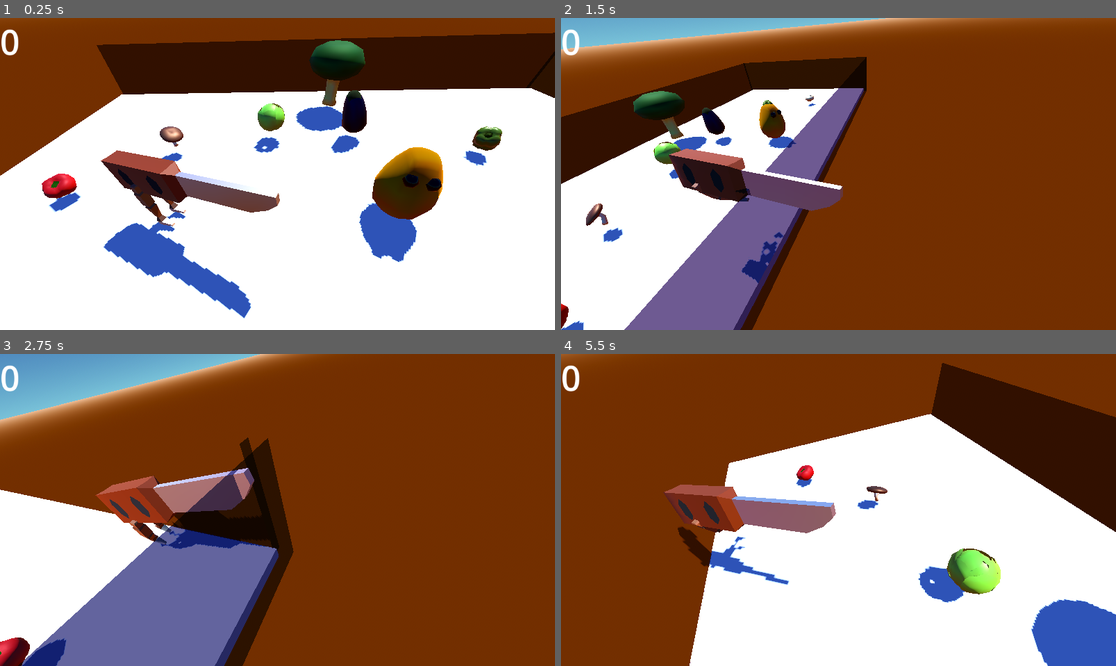
Above: before the commit, frames 1-4 (two rows, left to right).
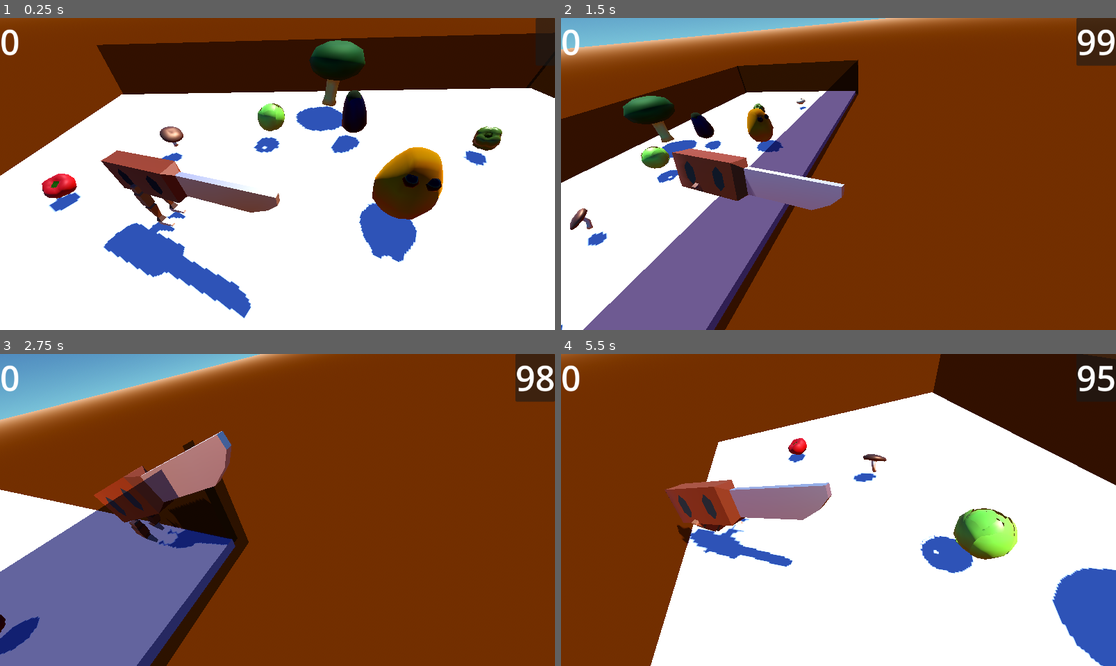
Above: after the commit, the same moments.

Repository: picklefarmer/Vegetable-Dance
Game: Godot game, scene res://Main.tscn
The game is run twice, just before and just after one commit, with the same random seed, the same clock (stepped at 60 frames per second) and the same inputs.
Inputs:
- Up to frame 1 (0.25 s): no input
- Up to frame 2 (1.5 s): tap Enter (ui_accept) at 0.5, 0.77 s; hold Right (ui_right) 0.53-1.28 s; hold E (rotateL) 0.53-1.28 s; hold Down (ui_down) from 1.28 s (still down); tap Q (rotateR) at 1.35 s
- Up to frame 3 (2.75 s): tap Enter (ui_accept) at 1.52 s; release Down (ui_down) at 2.03 s; hold Right (ui_right) from 2.03 s (still down); hold E (rotateL) from 2.03 s (still down)
- Up to frame 4 (5.5 s): release Right (ui_right) at 2.78 s; release E (rotateL) at 2.78 s; hold Up (ui_up) 2.78-3.53 s; tap Q (rotateR) at 2.85, 4.35 s; tap Enter (ui_accept) at 3.02, 3.77, 4.52 s; hold E (rotateL) 3.53-4.28 s; hold Left (ui_left) 3.53-5.03 s; hold Down (ui_down) from 5.03 s (still down); hold E (rotateL) from 5.03 s (still down)

The runs differ from the first frame. In frame 1, 0.2% of the frame differs, in the area x 96-100%, y 0-5%; in frame 2, 14%; in frame 3, 21%; in frame 4, 23%, in the area x 16-100%, y 0-100%.

Commit message:
sound effect , timer, end condition

Diff:
--- a/Main.tscn
+++ b/Main.tscn
@@ -9,9 +9,6 @@
 [ext_resource type="PackedScene" uid="uid://but4hlcfrmcx4" path="res://onion.tscn" id="3_lgr22"]
 [ext_resource type="PackedScene" uid="uid://b0wfwjdrsq03i" path="res://knife.tscn" id="7_trn2v"]
 [ext_resource type="PackedScene" uid="uid://djw7asxosnrkc" path="res://cabbage.tscn" id="8_20pc6"]
-[ext_resource type="Script" uid="uid://d0qqdakodxmt8" path="res://knife.gd" id="11_5vvyt"]
-[ext_resource type="PackedScene" uid="uid://dxfpjnjvkywm5" path="res://slice.tscn" id="11_c6i3y"]
-[ext_resource type="PackedScene" uid="uid://bb3qhcs4yrm0w" path="res://greenSlice.tscn" id="12_c2ibq"]
 [ext_resource type="AudioStream" uid="uid://cpmrtu48knoaf" path="res://arpeggiatura - science behind it.mp3" id="13_c6i3y"]
 
 [sub_resource type="ProceduralSkyMaterial" id="ProceduralSkyMaterial_rxg2q"]
@@ -192,12 +189,9 @@
 [node name="knife" parent="." instance=ExtResource("7_trn2v")]
 transform = Transform3D(0.936295, -0.0925077, -0.338812, 0.0944495, 0.995471, -0.0107912, 0.338276, -0.0218969, 0.940792, -20.0956, 3.71519, 9.09665)
 collision_layer = 2
-script = ExtResource("11_5vvyt")
+SPEED = 15.0
+JUMP_VELOCITY = 12.0
 ROTATE_SPEED = 2
-vegetable = {
-"broccoli": ExtResource("12_c2ibq"),
-"tomato": ExtResource("11_c6i3y")
-}
 
 [node name="AudioStreamPlayer" type="AudioStreamPlayer" parent="."]
 stream = ExtResource("13_c6i3y")
--- a/knife.gd
+++ b/knife.gd
@@ -4,7 +4,8 @@
 @export var SPEED = 5.0
 @export var JUMP_VELOCITY = 14.5
 @export var ROTATE_SPEED = 25
-@export var typed_key_value: Dictionary[int, String] = { 1: "first value", 2: "second value", 3: "etc" }
+@export var Countdown = 100
+var isPlaying = true
 @export var vegetable = {
 	"tomato": preload("res://slice.tscn"),
 	"broccoli": preload("res://greenSlice.tscn")
@@ -71,10 +72,28 @@
 	start.y = position.y + 3
 	thrown.position = start
 
-	var score = int($Empty/Camera3D/Label.text) + 5
+	$SliceSound.play()
 
-	$Empty/Camera3D/Label.text = "Score: "+str(score)
 	get_tree().root.add_child(thrown)
 	thrown.scale = Vector3.ONE * randf_range(1,0)
 	#print(forward*50, "thrown")
 	thrown.apply_impulse(forward * 20.0)
+
+	if isPlaying:
+		var score = int($Empty/Camera3D/Label.text) + 5
+		$Empty/Camera3D/Label.text = "Score: "+str(score)
+		if score >= 150:
+			$"Empty/Camera3D/You Win".visible = true
+			$Timer.stop()
+			$"../AudioStreamPlayer".stop()
+			isPlaying = false
+
+
+func _on_timer_timeout() -> void:
+	Countdown -= 1
+	$Empty/Camera3D/PC/Label2.text = str(Countdown)
+
+	if Countdown == 0 :
+		$Timer.stop()
+		$"../AudioStreamPlayer".stop()
+		isPlaying = false
--- a/knife.tscn
+++ b/knife.tscn
@@ -1,7 +1,8 @@
-[gd_scene load_steps=15 format=4 uid="uid://b0wfwjdrsq03i"]
-
-[ext_resource type="Script" uid="uid://c00p0dtwvxmc7" path="res://ginger.gd" id="1_mawn3"]
+[gd_scene load_steps=16 format=4 uid="uid://b0wfwjdrsq03i"]
+
+[ext_resource type="Script" uid="uid://d0qqdakodxmt8" path="res://knife.gd" id="1_8wt88"]
 [ext_resource type="Script" uid="uid://c381vrklidvus" path="res://blade.gd" id="2_8wt88"]
+[ext_resource type="AudioStream" uid="uid://cd0j2l3u884wx" path="res://soundslice.wav" id="3_s4gn3"]
 
 [sub_resource type="StandardMaterial3D" id="StandardMaterial3D_pq484"]
 resource_name = "Material"
@@ -219,8 +220,7 @@
 
 [node name="knife" type="CharacterBody3D"]
 collision_mask = 7
-script = ExtResource("1_mawn3")
-SPEED = 10.0
+script = ExtResource("1_8wt88")
 
 [node name="Empty" type="Node3D" parent="."]
 
@@ -304,6 +304,33 @@
 offset_bottom = 99.0
 theme_override_font_sizes/font_size = 72
 text = "0"
+
+[node name="PC" type="PanelContainer" parent="Empty/Camera3D"]
+anchors_preset = 1
+anchor_left = 1.0
+anchor_right = 1.0
+offset_left = -40.0
+offset_bottom = 40.0
+grow_horizontal = 0
+
+[node name="Label2" type="Label" parent="Empty/Camera3D/PC"]
+layout_mode = 2
+theme_override_font_sizes/font_size = 72
+
+[node name="You Win" type="PanelContainer" parent="Empty/Camera3D"]
+visible = false
+anchors_preset = 15
+anchor_right = 1.0
+anchor_bottom = 1.0
+grow_horizontal = 2
+grow_vertical = 2
+
+[node name="Label" type="Label" parent="Empty/Camera3D/You Win"]
+layout_mode = 2
+theme_override_font_sizes/font_size = 128
+text = "You Win!"
+horizontal_alignment = 1
+vertical_alignment = 1
 
 [node name="legs" type="Node3D" parent="Empty"]
 transform = Transform3D(1.5, 0, 0, 0, 1.5, 0, 0, 0, 1.5, 2.70329, -0.527983, 0)
@@ -455,3 +482,13 @@
 [node name="CollisionShape3D" type="CollisionShape3D" parent="."]
 transform = Transform3D(0.99999, 1.80211e-07, 0, -6.37025e-07, 0.999993, 3.72529e-09, 3.15905e-06, -3.70666e-07, 1, -0.200003, -0.979259, 0.0723739)
 shape = SubResource("SphereShape3D_cm0pq")
+
+[node name="Timer" type="Timer" parent="."]
+autostart = true
+
+[node name="SliceSound" type="AudioStreamPlayer" parent="."]
+stream = ExtResource("3_s4gn3")
+pitch_scale = 0.39
+max_polyphony = 4
+
+[connection signal="timeout" from="Timer" to="." method="_on_timer_timeout"]
Not shown: 1 places in Main.tscn that only renumber resources
Not shown, added: soundslice.wav.import
Not shown, added: soundslice.wav
